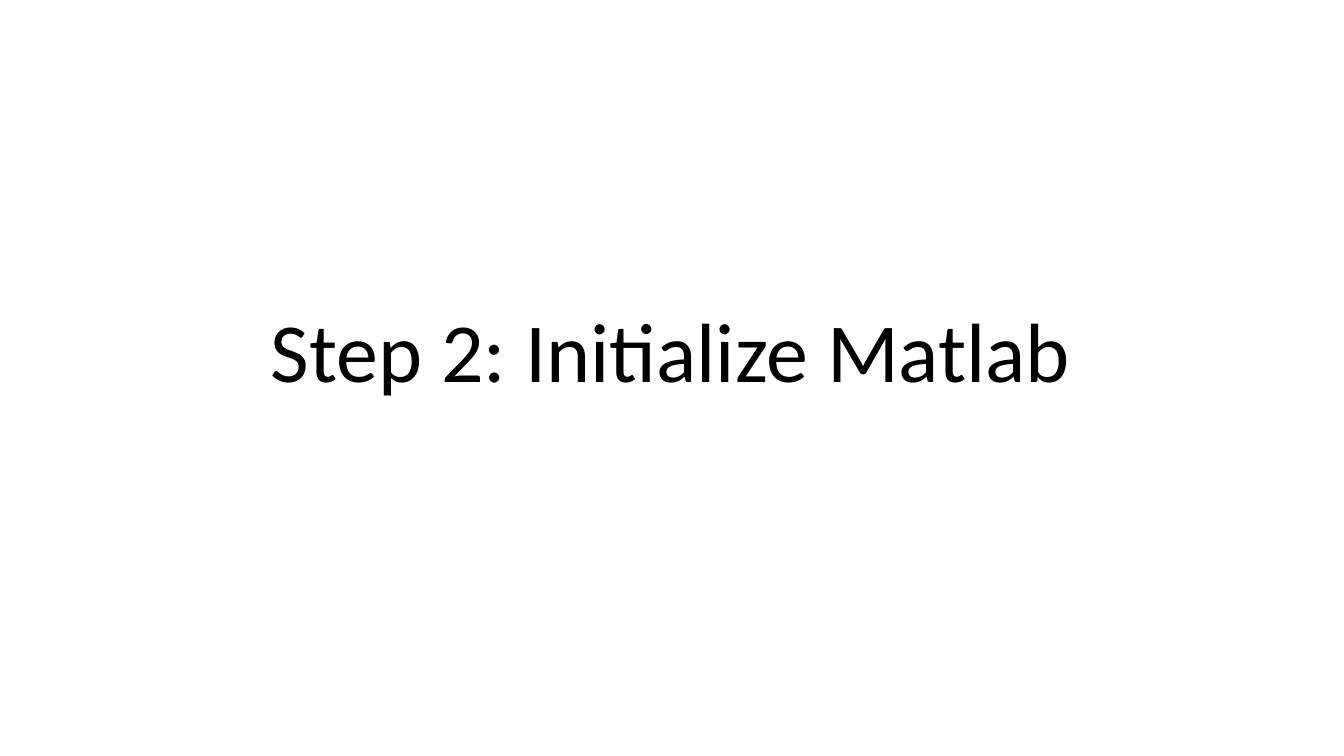
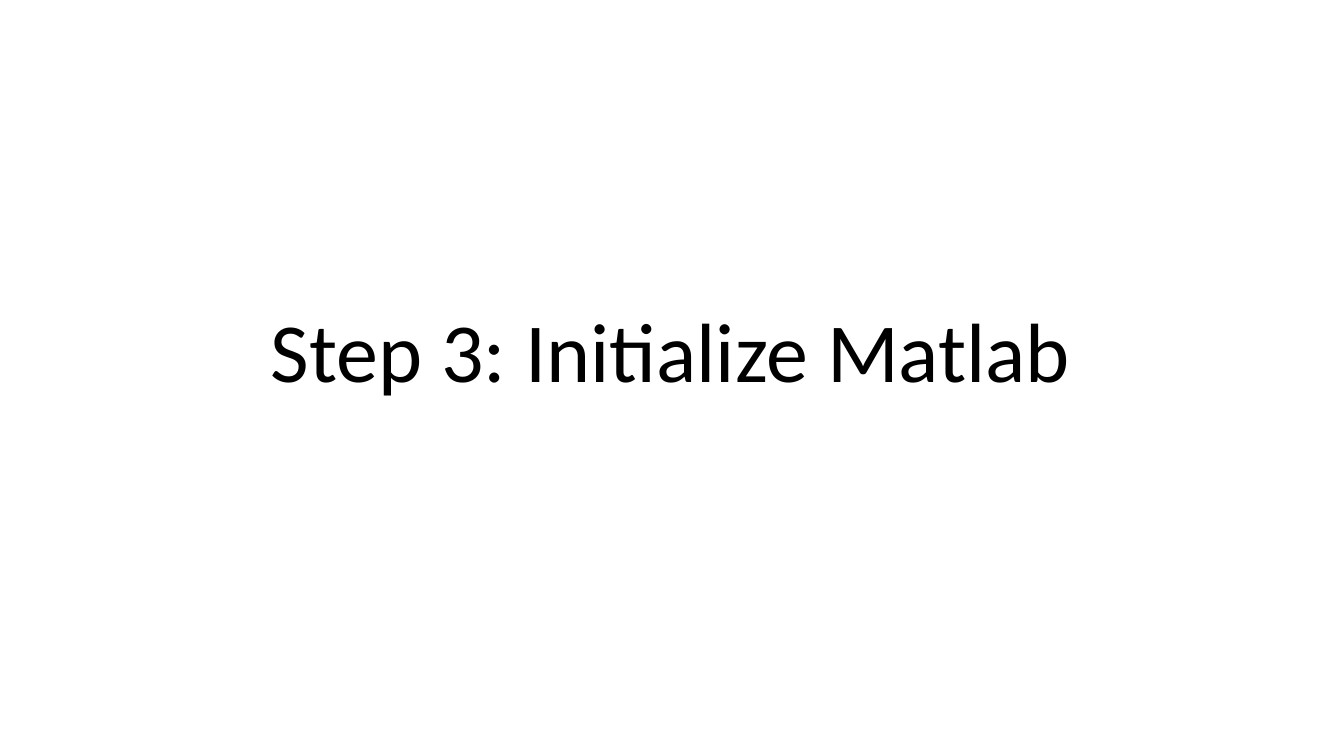
Before and after one commit to GriffinLabCode/GriffinCode, a slide deck: slide 13 of 1. Matlab Pipeline/Using the Matlab Pipeline.pptx (slide 4 before the commit). Drawn at 1344x756 pixels with LibreOffice and Linux fonts; fonts in the diff are those of the drawing. Boxes give left, top, right and bottom in pixels: in the first picture for what was removed or moved away, otherwise in the second. Text is boxed around its words. In the diff, an @@ line names an element or a change of style, - is before the commit and + after.

```diff
--- a/1. Matlab Pipeline/Using the Matlab Pipeline.pptx
+++ b/1. Matlab Pipeline/Using the Matlab Pipeline.pptx
@@ title at box(271, 323, 1070, 396): text changed @@
-Step 2: Initialize Matlab
+Step 3: Initialize Matlab
```
Also in this commit, not shown: 2 other slides changed, 15 slides added, 34 other files.
